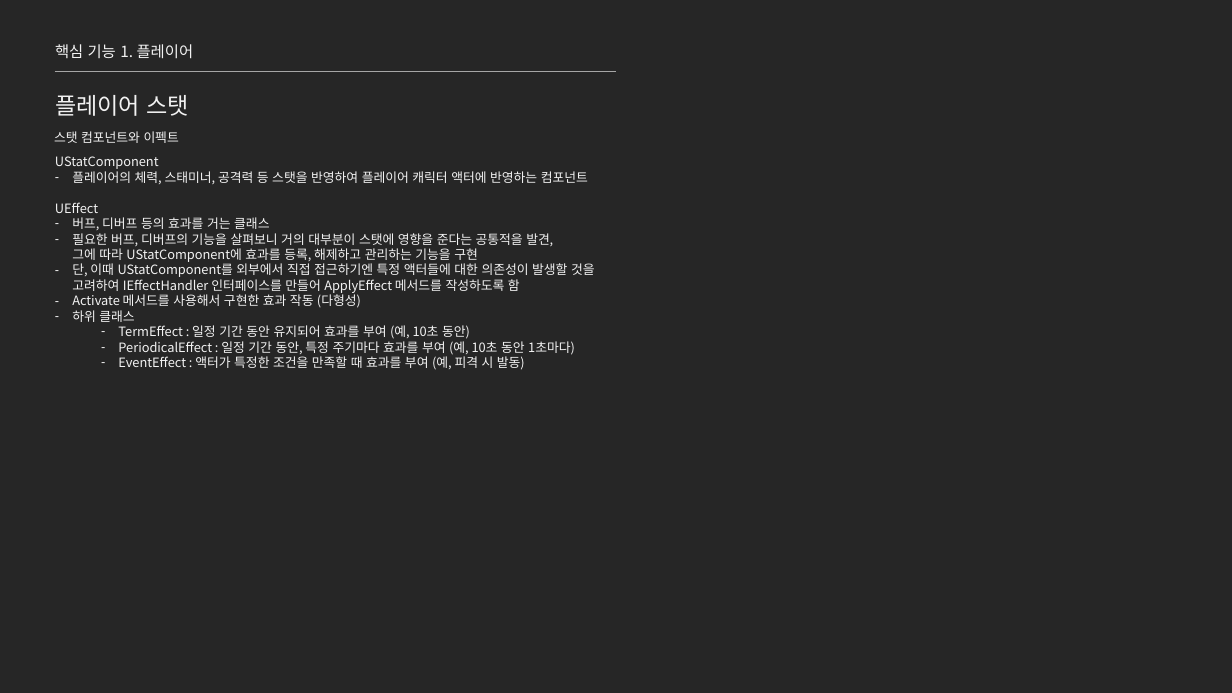
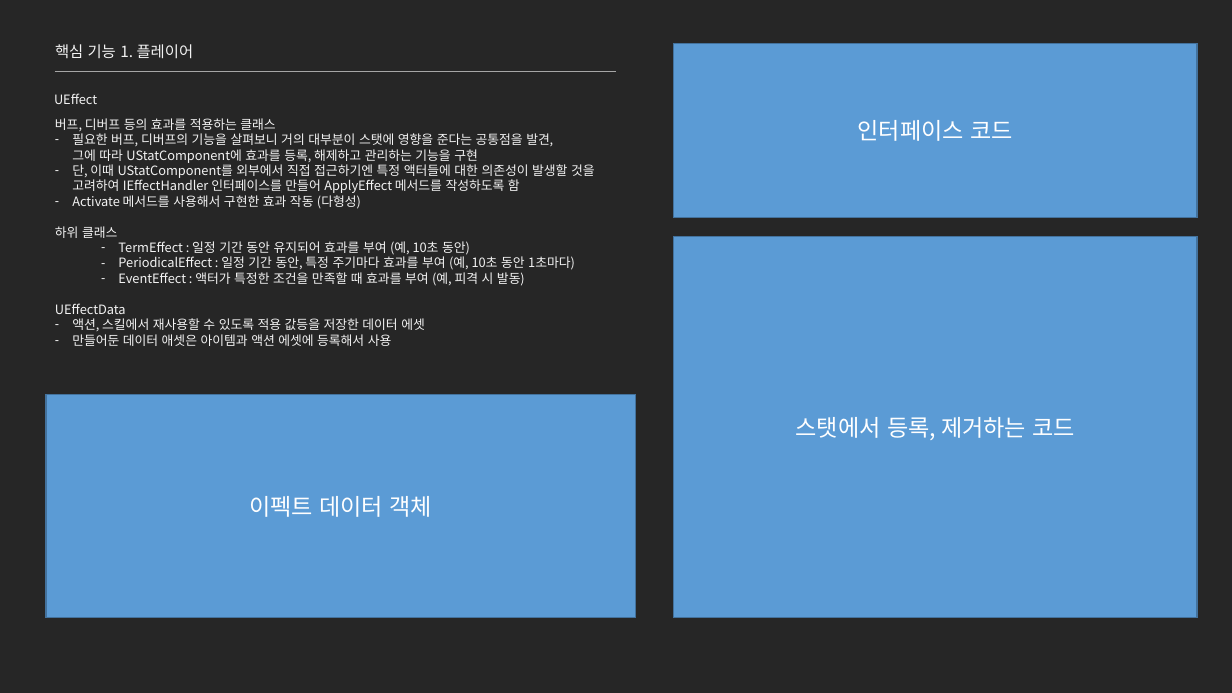
Before and after one commit to jhk0701/project-ARPGHunter, a slide deck: slide 9 of Docs/UnrealEngine_문서_김정환.pptx (slide 7 before the commit). Drawn at 1232x693 pixels with LibreOffice and Linux fonts; fonts in the diff are those of the drawing. Boxes give left, top, right and bottom in pixels: in the first picture for what was removed or moved away, otherwise in the second. Text is boxed around its words. In the diff, an @@ line names an element or a change of style, - is before the commit and + after.

```diff
--- a/Docs/UnrealEngine_문서_김정환.pptx
+++ b/Docs/UnrealEngine_문서_김정환.pptx
@@ rectangle added at <box>674,43,1197,217</box>, fill #5B9BD5, outline #43739E 1 pt, 18 pt, text #FFFFFF @@
+인터페이스 코드
@@ text "버프, 디버프 등의 효과를 적용하는 ...": place and size @@
-text "버프, 디버프 등의 효과를 적용하는 ..." at <box>55,156,595,370</box>
+text "버프, 디버프 등의 효과를 적용하는 ..." at <box>55,118,595,346</box>
@@ text at <box>54,93,97,104</box>: text changed @@
-스탯 컴포넌트와 이펙트
+UEffect
@@ text at <box>55,118,553,163</box>: text changed @@
-UStatComponent
-– 플레이어의 체력, 스태미너, 공격력 등 스탯을 반영하여 플레이어 캐릭터 액터에 반영하는 컴포넌트
-UEffect
-– 버프, 디버프 등의 효과를 거는 클래스
-– 필요한 버프, 디버프의 기능을 살펴보니 거의 대부분이 스탯에 영향을 준다는 공통적을 발견,
-  그에 따라 UStatComponent에 효과를 등록, 해제하고 관리하는 기능을 구현
+버프, 디버프 등의 효과를 적용하는 클래스
+– 필요한 버프, 디버프의 기능을 살펴보니 거의 대부분이 스탯에 영향을 준다는 공통점을 발견,
+  그에 따라 UStatComponent에 효과를 등록, 해제하고 관리하는 기능을 구현
@@ text removed at <box>55,95,189,116</box> @@
-플레이어 스탯
@@ text at <box>55,226,117,238</box>: bullet - to none @@
@@ rectangle added at <box>674,237,1197,617</box>, fill #5B9BD5, outline #43739E 1 pt, 18 pt, text #FFFFFF @@
+스탯에서 등록, 제거하는 코드
@@ text at <box>55,303,425,346</box>: paragraphs added @@
+UEffectData
+– 액션, 스킬에서 재사용할 수 있도록 적용 값등을 저장한 데이터 에셋
+– 만들어둔 데이터 애셋은 아이템과 액션 에셋에 등록해서 사용
@@ rectangle added at <box>46,395,636,617</box>, fill #5B9BD5, outline #43739E 1 pt, 18 pt, text #FFFFFF @@
+이펙트 데이터 객체
```
Also in this commit, not shown: 4 other slides changed, 5 slides added, 1 other file.
